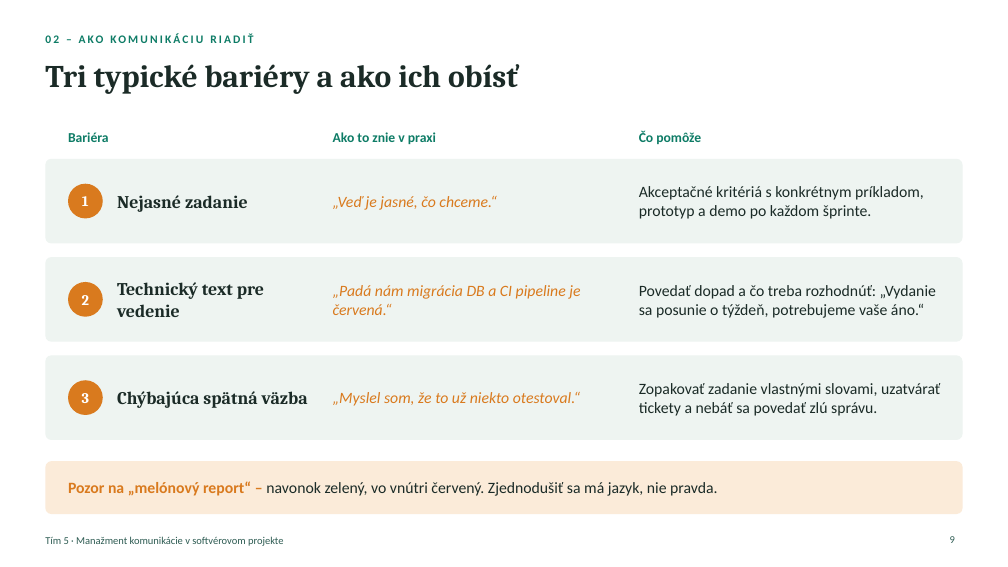
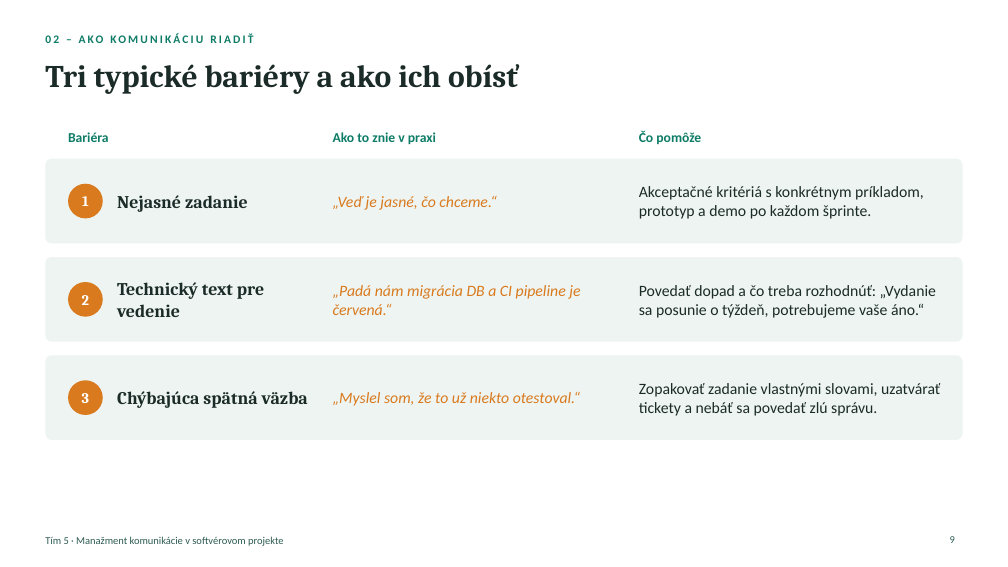
Before and after one commit to ADAMUSSO/MTS, a slide deck: slide 9 of Prezentacie/Manažment komunikácie – vysvetľujúca prezentácia.pptx. Drawn at 1008x567 pixels with LibreOffice and Linux fonts; fonts in the diff are those of the drawing. Boxes give left, top, right and bottom in pixels: in the first picture for what was removed or moved away, otherwise in the second. Text is boxed around its words. In the diff, an @@ line names an element or a change of style, - is before the commit and + after.

```diff
--- a/Prezentacie/Manažment komunikácie – vysvetľujúca prezentácia.pptx
+++ b/Prezentacie/Manažment komunikácie – vysvetľujúca prezentácia.pptx
@@ rounded rectangle removed at (x1=45, y1=461, x2=963, y2=514) @@
@@ text removed at (x1=68, y1=481, x2=717, y2=496) @@
-Pozor na „melónový report“ – navonok zelený, vo vnútri červený. Zjednodušiť sa má jazyk, nie pravda.
```
Also in this commit, not shown: 10 other slides changed, 2 other files.
